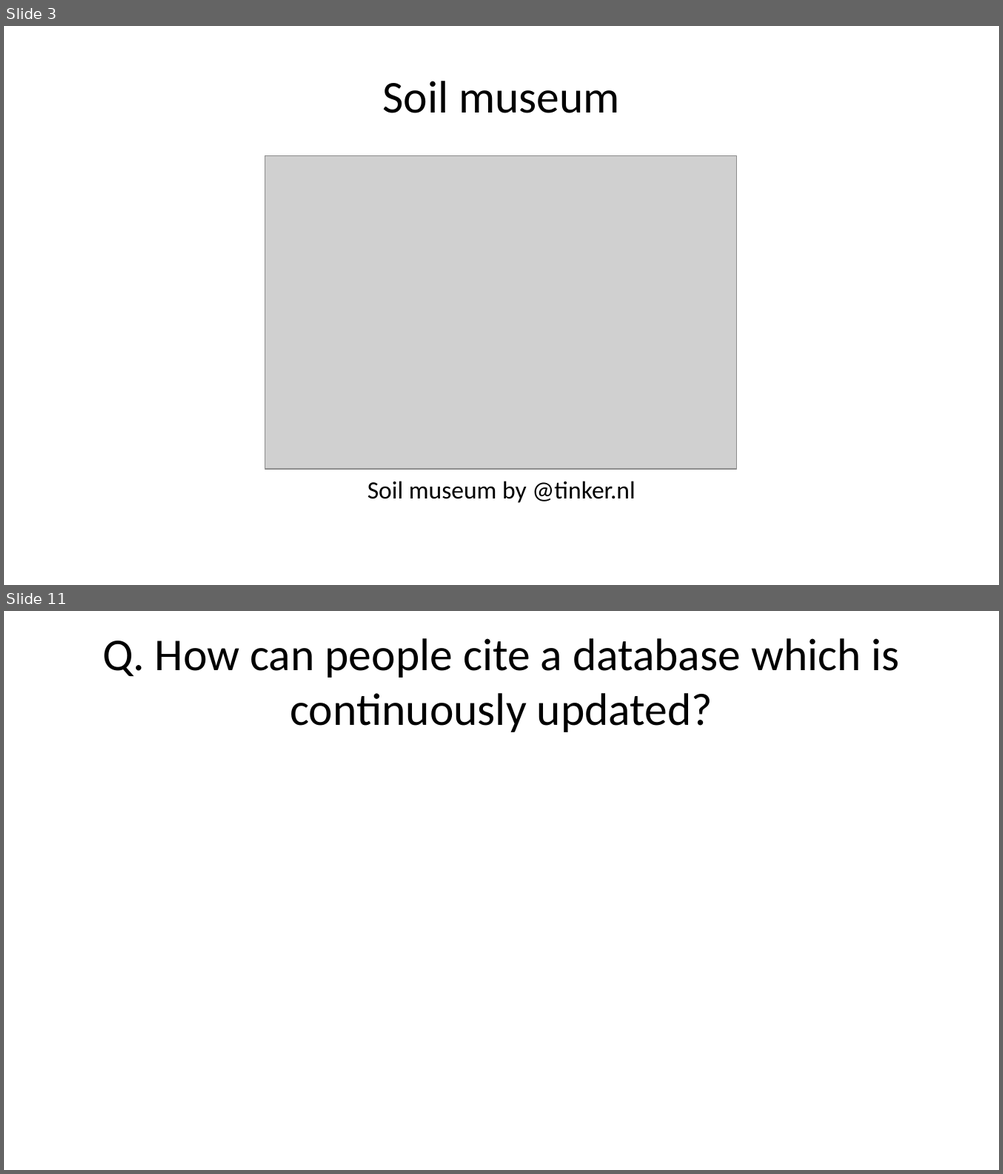
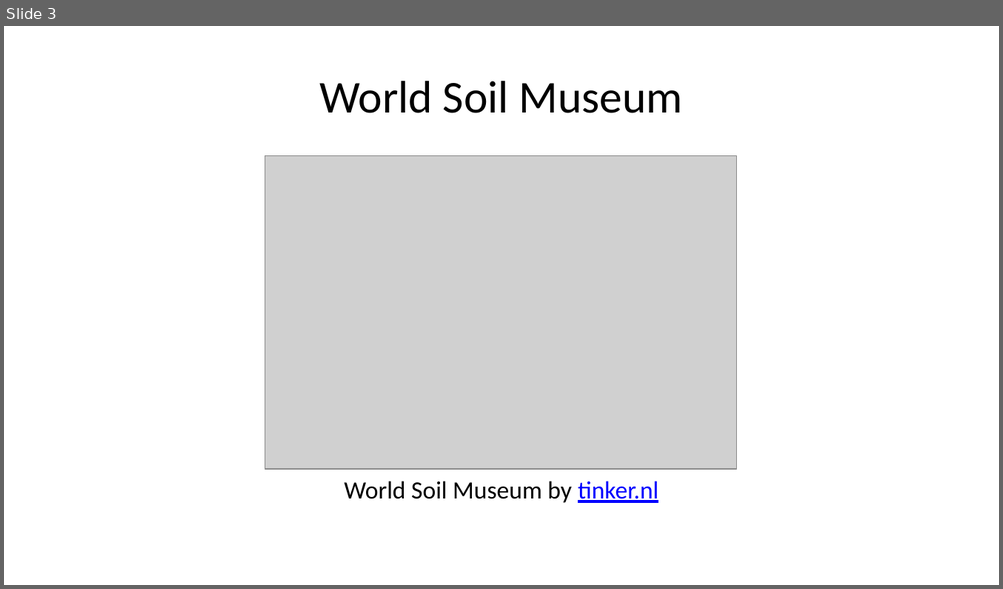
Before and after one commit to pvgenuchten/slides, a slide deck: slides/20250703-foss4gnl-opensource-at-isric.pptx. Shown one above the other, each under a label of ours: slides 3 and 11 before the commit, slide 3 after it; the slides between them are not shown. The pictures are 1003x1174 and 1003x589 pixels, drawn with LibreOffice and Linux fonts; fonts in the diff are those of the drawing; grey boxes stand for pictures. Boxes give left, top, right and bottom in pixels: in the first picture for what was removed or moved away, otherwise in the second. Text is boxed around its words. In the diff, an @@ line names an element or a change of style, - is before the commit and + after.

```diff
--- a/slides/20250703-foss4gnl-opensource-at-isric.pptx
+++ b/slides/20250703-foss4gnl-opensource-at-isric.pptx
@@ slide 11 removed at bbox=[4, 611, 999, 1170], background #FFFFFF @@
@@ title removed at bbox=[102, 638, 899, 732] @@
-Q. How can people cite a database which is continuously updated?
@@ slide 3 changed as well @@
@@ title at bbox=[320, 81, 683, 113]: text changed @@
-Soil museum
+World Soil Museum
@@ text at bbox=[344, 481, 658, 503]: text changed @@
-Soil museum by @tinker.nl
+World Soil Museum by tinker.nl
```
Also in this commit, not shown: 4 other slides changed, 13 slides added, 35 other slides removed, 8 other files.
